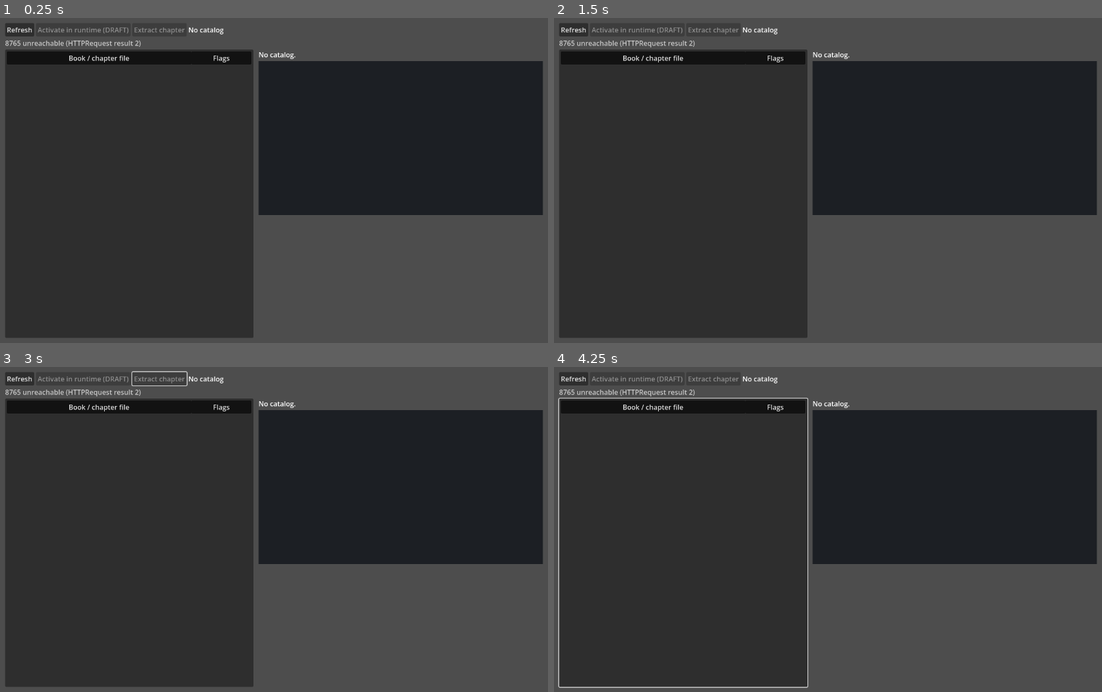
Above: before the commit, frames 1-4 (two rows, left to right).
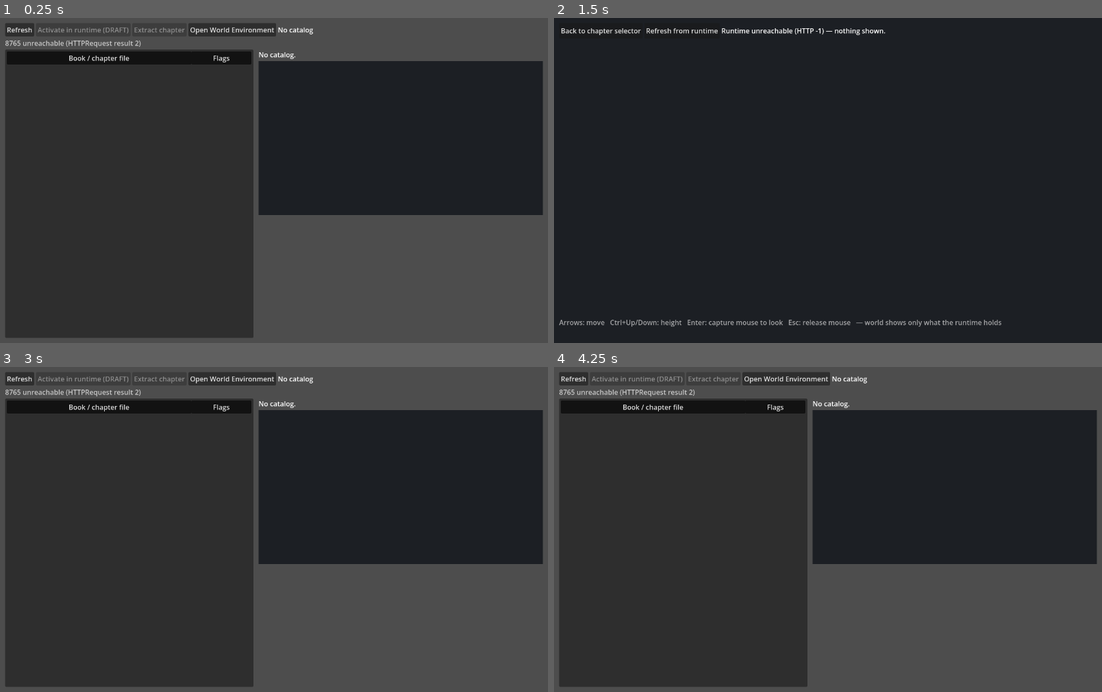
Above: after the commit, the same moments.

Repository: SmokesBowls/godotnew
Game: Godot game, scene res://main.tscn
The game is run twice, just before and just after one commit, with the same random seed, the same clock (stepped at 60 frames per second) and the same inputs.
Inputs (mouse positions are in pixels of both pictures, inside the frame that each line leads up to):
- Up to frame 1 (0.25 s): no input
- Up to frame 2 (1.5 s): click "Refresh" at 0.5 s; click (784, 31) at 1.25 s, where only the run after the commit has a clickable "Open World Environment"
- Up to frame 3 (3 s): click (49, 380) at 2 s, where only the run after the commit has a clickable "Back to chapter selector"; tap Enter at 2.75, 2.85 s; move the mouse to (394, 513) at 2.77 s; hold Right (ui_right) from 2.78 s (still down); hold Ctrl from 2.78 s (still down)
- Up to frame 4 (4.25 s): tap Space at 3.5 s; move the mouse to (718, 545) at 3.52 s; release Right (ui_right) at 3.53 s; release Ctrl at 3.53 s; hold Down (ui_down) from 3.53 s (still down); tap Ctrl at 3.6 s; tap Enter at 3.8 s

The runs differ from the first frame. In frame 1, 0.6% of the frame differs, in the area x 34-58%, y 1-6%; in frame 2, 35%, in the area x 0-100%, y 0-100%; in frame 3, 0.7%; in frame 4, 1.2%.

Commit message:
feat: H04b independent world environment viewport
world_environment.tscn/.gd: separate world (environment, light, camera rig,
Surfaces, Actors) hydrated only from the runtime's bridge_entities for the
current activation stamp via EngAInRuntimeLink.peek(); donor fly camera.
Open World Environment overlays it without activation or terrain; Back
returns to the untouched selector. Trixel surfaces route to the world while
it is open. tests/h04_world_check.py 18/18.

Co-Authored-By: Claude Opus 5.5 <noreply@anthropic.com>

Diff:
--- a/main.gd
+++ b/main.gd
@@ -29,7 +29,14 @@
 var _stage_caller := OS.get_environment("ENGAIN_H03_BUILD_CALLER_URL").strip_edges()
 var _h03_selftest := OS.get_cmdline_user_args().has("--h03-construct")
 var _h03_done := false
-var _extracting := ""  # catalog_id of the extraction in flight ("" = none); blocks every new request
+var _extracting := ""
+## H04b: the independent world environment (overlay; the selector stays alive underneath).
+const WorldScene := preload("res://world_environment.tscn")
+var _world: Node = null
+var _open_world: Button
+var _world_check := OS.get_cmdline_user_args().has("--world-check")
+var _world_activate := OS.get_cmdline_user_args().has("--world-activate")
+var _world_check_done := false  # catalog_id of the extraction in flight ("" = none); blocks every new request
 
 var _http: HTTPRequest
 var _xhttp: HTTPRequest  # extraction requests; separate so a catalog refresh never collides
@@ -282,6 +289,9 @@
 		var report: Dictionary = await _on_stage_pressed()
 		print("[selftest] h03 result=%s surfaces=%d status=%s" % [report.get("result"),
 			_scene_view.surface_container().get_child_count(), _status.text])
+	if _selftest and _world_check and not _world_check_done:
+		_world_check_done = true
+		await _selftest_world()
 	if _selftest and not _extract_check.is_empty():
 		print("[selftest] extraction catalog_id=%s http=%d state=%s scenes=%d" % [_x_catalog_id, code, state, scenes.size() if state == "candidate" else (d.get("game_scenes", {}) as Dictionary).size()])
 		print("[selftest] render actors=%d assets=%s ids=%s skipped_missing_position=%d" % [
@@ -331,6 +341,69 @@
 		_status.text = "Reference stage not applied: %s" % str(report.get("first_blocking_error"))
 	_stage.disabled = false
 	return report
+
+
+## Opens the world environment. Needs no activation and generates nothing: it shows the runtime.
+func open_world() -> Node:
+	if _world != null:
+		return _world
+	_world = WorldScene.instantiate()
+	get_tree().root.add_child(_world)
+	_link.set_surface_container(_world.surfaces)  # authorized Trixel geometry lands in the world
+	_world.closed.connect(close_world)
+	visible = false
+	var manifest: Dictionary = _a_reply.get("manifest", {}) if _a_reply is Dictionary and _a_reply.get("ok", false) else {}
+	_world.open(_link, manifest)
+	return _world
+
+
+## Back to the selector; its selection, extraction state and preview were never touched.
+func close_world() -> void:
+	if _world == null:
+		return
+	_link.set_surface_container(_scene_view.surface_container())
+	_world.queue_free()
+	_world = null
+	visible = true
+
+
+func _selftest_world() -> void:
+	var before := {"catalog_id": _x_catalog_id, "state": _x_state, "preview_actors": _scene_view.actor_count(),
+		"status": _status.text}
+	if _world_activate:
+		await _on_activate_pressed()
+		before["status"] = _status.text
+	var stamp_before: Variant = _link.normalize_load(((await _link.peek()).body.get("payload", {}) as Dictionary).get("scene_activation"))
+	var world := open_world()
+	await get_tree().process_frame
+	var result: Dictionary = await world.refresh()
+	result = result if result.get("state") != "unchanged" else {"state": "hydrated", "actors": world.actors.get_child_count(), "stamp": stamp_before}
+	var registered: bool = _link.surface_container() == world.surfaces
+	var cam_start: Vector3 = world.camera.global_position
+	Input.action_press("ui_up")
+	for i in 10:
+		await get_tree().process_frame
+	Input.action_release("ui_up")
+	var moved: float = world.camera.global_position.distance_to(cam_start)
+	var basis_before: Basis = world.camera.global_transform.basis
+	var look := InputEventMouseMotion.new()
+	look.relative = Vector2(40, 10)
+	world.handle_mouse_look(look)
+	var looked: bool = not world.camera.global_transform.basis.is_equal_approx(basis_before)
+	var stamp_after: Variant = _link.normalize_load(((await _link.peek()).body.get("payload", {}) as Dictionary).get("scene_activation"))
+	var actor_ids := PackedStringArray()
+	for a in world.actors.get_children():
+		actor_ids.append(str(a.get_meta("entity_id")))
+	print("[selftest] world opened=%s main_hidden=%s state=%s actors=%d ids=%s status=%s" % [
+		world.is_inside_tree(), not visible, result.get("state"), world.actors.get_child_count(), ",".join(actor_ids), world._status.text])
+	print("[selftest] world camera_moved=%.2f mouse_look=%s surfaces_registered=%s stamp_before=%s stamp_after=%s" % [
+		moved, looked, registered, JSON.stringify(stamp_before), JSON.stringify(stamp_after)])
+	world.close()
+	await get_tree().process_frame
+	var after := {"catalog_id": _x_catalog_id, "state": _x_state, "preview_actors": _scene_view.actor_count(), "status": _status.text}
+	print("[selftest] world returned main_visible=%s world_freed=%s selection_preserved=%s preview_preserved=%s surfaces_back_to_preview=%s" % [
+		visible, _world == null, before.catalog_id == after.catalog_id and before.state == after.state,
+		before.preview_actors == after.preview_actors, _link.surface_container() == _scene_view.surface_container()])
 
 
 func _start_allowed() -> bool:
@@ -460,6 +533,11 @@
 	_extract.disabled = true
 	_extract.pressed.connect(_on_extract_pressed)
 	header.add_child(_extract)
+	_open_world = Button.new()
+	_open_world.text = "Open World Environment"
+	_open_world.tooltip_text = "Separate world view of what the runtime holds. Does not activate or build anything."
+	_open_world.pressed.connect(open_world)
+	header.add_child(_open_world)
 	_stage = Button.new()
 	_stage.text = "Construct reference stage (PROVISIONAL TEST)"
 	_stage.tooltip_text = "Operator test: provisional 100 x 100 m flat stage built by Trixel through EngAInOS authorization."
--- a/scene_view.gd
+++ b/scene_view.gd
@@ -80,12 +80,12 @@
 		if seen.has(eid):
 			stats.skipped_duplicate += 1
 			continue
-		var p := _position_dict(e)
+		var p := position_dict(e)
 		if p.is_empty():
 			stats.skipped_missing_position += 1  # never invent a position
 			continue
 		seen[eid] = true
-		var style := _resolve_style(manifest, eid, str(e.get("type", e.get("entity_type", "unknown"))))
+		var style := resolve_style(manifest, eid, str(e.get("type", e.get("entity_type", "unknown"))))
 		if str(style.get("mode", "procedural_capsule")) != "procedural_capsule":
 			stats.unsupported_mode += 1  # S03a renders capsules only; the actor still shows
 		var pos := Vector3(float(p.get("x", 0.0)), float(p.get("y", 0.0)), float(p.get("z", 0.0)))
@@ -117,7 +117,7 @@
 
 
 ## Donor resolution order: entities[id] -> types[type] -> fallback.entity -> built-in capsule.
-func _resolve_style(manifest: Dictionary, eid: String, etype: String) -> Dictionary:
+static func resolve_style(manifest: Dictionary, eid: String, etype: String) -> Dictionary:
 	for cfg in [(manifest.get("entities", {}) as Dictionary).get(eid, {}),
 			(manifest.get("types", {}) as Dictionary).get(etype, {}),
 			(manifest.get("fallback", {}) as Dictionary).get("entity", {})]:
@@ -127,7 +127,7 @@
 
 
 ## Accepts position as {x,y,z} or [x,y,z], or transform.position in either form (donor _disk_position_dict).
-func _position_dict(e: Dictionary) -> Dictionary:
+static func position_dict(e: Dictionary) -> Dictionary:
 	for v: Variant in [e.get("position"), (e.get("transform", {}) as Dictionary).get("position") if e.get("transform") is Dictionary else null]:
 		if v is Dictionary:
 			return v
--- a/scripts/EngAInRuntimeLink.gd
+++ b/scripts/EngAInRuntimeLink.gd
@@ -57,6 +57,11 @@
 
 func set_surface_container(node: Node3D) -> void:
 	_parents["%s|%s" % SURFACE_PARENT] = node
+
+
+## The node authorized Trixel surfaces currently attach under (null before registration).
+func surface_container() -> Node3D:
+	return _parents.get("%s|%s" % SURFACE_PARENT)
 
 
 func presented_load() -> Dictionary:
--- /dev/null
+++ b/world_environment.gd
@@ -0,0 +1,172 @@
+extends Node3D
+## H04b: the independent world environment (Layer 2). Separate from the selector's object preview.
+## Shows exactly what the runtime holds: the activated scene's entities (8080 /snapshot/peek
+## bridge_entities, gated on the scene_activation stamp) and any authorized Trixel surface
+## attached under Surfaces. It never activates, builds, or invents terrain; an empty runtime
+## shows an empty world and says so.
+## Fly camera from the Semantic donor (Main.gd handle_movement / handle_mouse_look); its F9 disk
+## snapshot, Tab chooser and runtime connections are not carried over.
+
+signal closed
+
+const ActorScene := preload("res://semantic_actor.tscn")
+const SceneView := preload("res://scene_view.gd")
+const POLL_SECONDS := 2.0
+
+@onready var camera: Camera3D = $World/CameraRig/Camera3D
+@onready var actors: Node3D = $World/Actors
+@onready var surfaces: Node3D = $World/Surfaces
+@onready var _status: Label = $UI/Bar/Status
+
+var move_speed := 10.0
+var vertical_speed := 8.0
+var mouse_sensitivity := 0.0025
+var yaw := 0.0
+var pitch := 0.0
+
+var _link: Node  # the selector's EngAInRuntimeLink (shared, not duplicated)
+var _manifest: Dictionary = {}
+var _shown_stamp: Variant = null
+var _poll: Timer
+
+
+func _ready() -> void:
+	$UI/Bar/Back.pressed.connect(close)
+	$UI/Bar/Refresh.pressed.connect(refresh)
+	camera.current = true
+	_poll = Timer.new()
+	_poll.wait_time = POLL_SECONDS
+	_poll.timeout.connect(refresh)
+	add_child(_poll)
+
+
+## runtime_link: the selector's EngAInRuntimeLink. asset_manifest: resolved /assets/active manifest ({} = built-in capsules).
+func open(runtime_link: Node, asset_manifest: Dictionary) -> void:
+	_link = runtime_link
+	_manifest = asset_manifest
+	_poll.start()
+	refresh()
+
+
+func close() -> void:
+	_poll.stop()
+	Input.set_mouse_mode(Input.MOUSE_MODE_VISIBLE)
+	closed.emit()
+
+
+## Reads the runtime (non-consuming peek) and rebuilds actors when the activation stamp changes.
+func refresh() -> Dictionary:
+	var peeked: Dictionary = await _link.peek()
+	if not is_inside_tree():
+		return {}
+	var payload: Dictionary = (peeked.body as Dictionary).get("payload", {}) if peeked.body is Dictionary else {}
+	var stamp: Variant = _link.normalize_load(payload.get("scene_activation"))
+	if peeked.code != 200:
+		_set_empty("Runtime unreachable (HTTP %d) — nothing shown." % peeked.code)
+		return {"state": "unreachable"}
+	if stamp == null or str(payload.get("scene_id", "")) != stamp["scene_id"]:
+		_set_empty("No runtime scene is active — empty world. Activate a candidate in the selector to populate it.")
+		return {"state": "empty"}
+	if stamp == _shown_stamp:
+		return {"state": "unchanged", "actors": actors.get_child_count()}
+	var stats := hydrate(payload.get("bridge_entities", []))
+	_shown_stamp = stamp
+	_status.text = "Runtime scene %s  (load %d, DRAFT — not accepted)   %d entities from the runtime%s   |   %d authorized surfaces" % [
+		stamp["scene_id"], stamp["load_seq"], stats.spawned,
+		"" if stats.skipped == 0 else ", %d without id/position not shown" % stats.skipped, surfaces.get_child_count()]
+	if stats.spawned > 0:
+		_frame(stats.lo, stats.hi)
+	return {"state": "hydrated", "stamp": stamp, "actors": stats.spawned, "ids": stats.ids, "skipped": stats.skipped}
+
+
+## Places only the entities the runtime supplied, at the positions it supplied.
+func hydrate(entities: Variant) -> Dictionary:
+	_clear_actors()
+	var stats := {"spawned": 0, "skipped": 0, "ids": [], "lo": Vector3(INF, INF, INF), "hi": -Vector3(INF, INF, INF)}
+	if not entities is Array:
+		return stats
+	var seen := {}
+	for e in entities:
+		var eid := str(e.get("entity_id", e.get("id", ""))) if e is Dictionary else ""
+		var p: Dictionary = SceneView.position_dict(e) if e is Dictionary else {}
+		if eid.is_empty() or seen.has(eid) or p.is_empty():
+			stats.skipped += 1  # never invent an id or a position
+			continue
+		seen[eid] = true
+		var pos := Vector3(float(p.get("x", 0.0)), float(p.get("y", 0.0)), float(p.get("z", 0.0)))
+		var etype := str(e.get("type", e.get("zw_concept", "unknown")))
+		var actor := ActorScene.instantiate()
+		actor.name = eid.validate_node_name()
+		actors.add_child(actor)
+		actor.apply_entity_data(eid, e, pos, SceneView.resolve_style(_manifest, eid, etype))
+		stats.lo = stats.lo.min(pos)
+		stats.hi = stats.hi.max(pos)
+		stats.spawned += 1
+		(stats.ids as Array).append(eid)
+	return stats
+
+
+func _set_empty(message: String) -> void:
+	_clear_actors()
+	_shown_stamp = null
+	_status.text = message
+
+
+func _clear_actors() -> void:
+	for child in actors.get_children():
+		actors.remove_child(child)
+		child.queue_free()
+
+
+## Camera only: looks at what the runtime supplied; moves no entity.
+func _frame(lo: Vector3, hi: Vector3) -> void:
+	var center := (lo + hi) * 0.5
+	var extent := maxf((hi - lo).length(), 6.0)
+	camera.global_position = center + Vector3(0, extent * 0.35 + 3.0, extent * 0.7 + 6.0)
+	camera.look_at(center)
+	var e := camera.global_rotation
+	pitch = e.x
+	yaw = e.y
+
+
+# ── Donor fly camera (Main.gd), unchanged apart from capture-gated mouse look ──
+
+func _input(event: InputEvent) -> void:
+	if event is InputEventMouseMotion and Input.get_mouse_mode() == Input.MOUSE_MODE_CAPTURED:
+		handle_mouse_look(event)
+	if event is InputEventKey and event.pressed:
+		if event.keycode == KEY_ESCAPE:
+			Input.set_mouse_mode(Input.MOUSE_MODE_VISIBLE)
+		elif event.keycode == KEY_ENTER:
+			Input.set_mouse_mode(Input.MOUSE_MODE_CAPTURED)
+
+
+func _process(delta: float) -> void:
+	handle_movement(delta)
+
+
+func handle_movement(delta: float) -> void:
+	if Input.is_key_pressed(KEY_CTRL) and Input.is_action_pressed("ui_up"):
+		camera.global_position.y += vertical_speed * delta
+		return
+	if Input.is_key_pressed(KEY_CTRL) and Input.is_action_pressed("ui_down"):
+		camera.global_position.y -= vertical_speed * delta
+		return
+	var dir := Vector3.ZERO
+	if Input.is_action_pressed("ui_up"):
+		dir -= camera.global_transform.basis.z
+	if Input.is_action_pressed("ui_down"):
+		dir += camera.global_transform.basis.z
+	if Input.is_action_pressed("ui_left"):
+		dir -= camera.global_transform.basis.x
+	if Input.is_action_pressed("ui_right"):
+		dir += camera.global_transform.basis.x
+	dir.y = 0
+	if dir.length() > 0:
+		camera.global_position += dir.normalized() * move_speed * delta
+
+
+func handle_mouse_look(event: InputEventMouseMotion) -> void:
+	yaw -= event.relative.x * mouse_sensitivity
+	pitch = clamp(pitch - event.relative.y * mouse_sensitivity, -1.5, 1.5)
+	camera.global_transform.basis = Basis(Vector3.UP, yaw) * Basis(Vector3.RIGHT, pitch)
--- /dev/null
+++ b/world_environment.tscn
@@ -0,0 +1,64 @@
+[gd_scene load_steps=3 format=3]
+
+[ext_resource type="Script" path="res://world_environment.gd" id="1"]
+
+[sub_resource type="Environment" id="env"]
+background_mode = 1
+background_color = Color(0.11, 0.12, 0.14, 1)
+ambient_light_source = 2
+ambient_light_color = Color(0.6, 0.6, 0.65, 1)
+
+[node name="WorldEnvironmentView" type="Node3D"]
+script = ExtResource("1")
+
+[node name="World" type="Node3D" parent="."]
+
+[node name="WorldEnvironment" type="WorldEnvironment" parent="World"]
+environment = SubResource("env")
+
+[node name="DirectionalLight3D" type="DirectionalLight3D" parent="World"]
+transform = Transform3D(1, 0, 0, 0, 0.6427876, 0.7660444, 0, -0.7660444, 0.6427876, 0, 20, 0)
+light_energy = 1.792
+light_specular = 0.0
+shadow_enabled = true
+shadow_opacity = 0.45
+directional_shadow_max_distance = 83.7
+
+[node name="CameraRig" type="Node3D" parent="World"]
+
+[node name="Camera3D" type="Camera3D" parent="World/CameraRig"]
+transform = Transform3D(1, 0, 0, 0, 0.8660254, 0.5, 0, -0.5, 0.8660254, 0, 8, 18)
+current = true
+fov = 73.0
+near = 0.016
+
+[node name="Surfaces" type="Node3D" parent="World"]
+
+[node name="Actors" type="Node3D" parent="World"]
+
+[node name="UI" type="CanvasLayer" parent="."]
+
+[node name="Bar" type="HBoxContainer" parent="UI"]
+offset_left = 12.0
+offset_top = 12.0
+offset_right = 1268.0
+offset_bottom = 48.0
+
+[node name="Back" type="Button" parent="UI/Bar"]
+text = "Back to chapter selector"
+
+[node name="Refresh" type="Button" parent="UI/Bar"]
+text = "Refresh from runtime"
+
+[node name="Status" type="Label" parent="UI/Bar"]
+size_flags_horizontal = 3
+autowrap_mode = 3
+text = "Reading runtime ..."
+
+[node name="Hint" type="Label" parent="UI"]
+offset_left = 12.0
+offset_top = 700.0
+offset_right = 1268.0
+offset_bottom = 740.0
+modulate = Color(1, 1, 1, 0.6)
+text = "Arrows: move   Ctrl+Up/Down: height   Enter: capture mouse to look   Esc: release mouse   — world shows only what the runtime holds"
Not shown, added: world_environment.gd.uid
